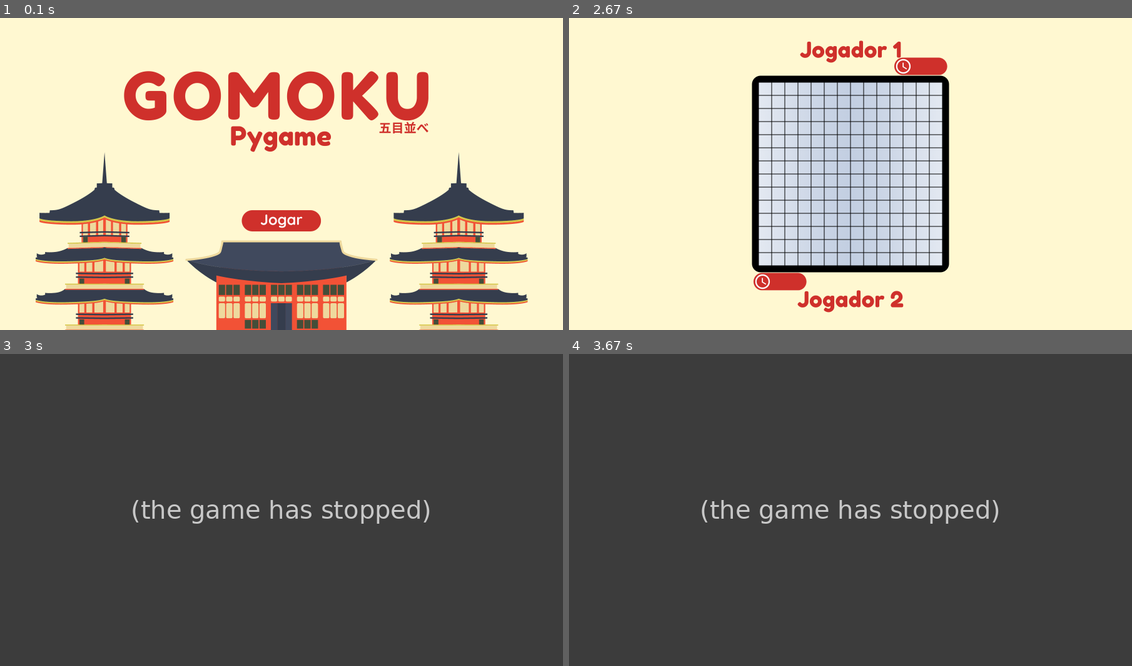
Above: before the commit, frames 1-4 (two rows, left to right).
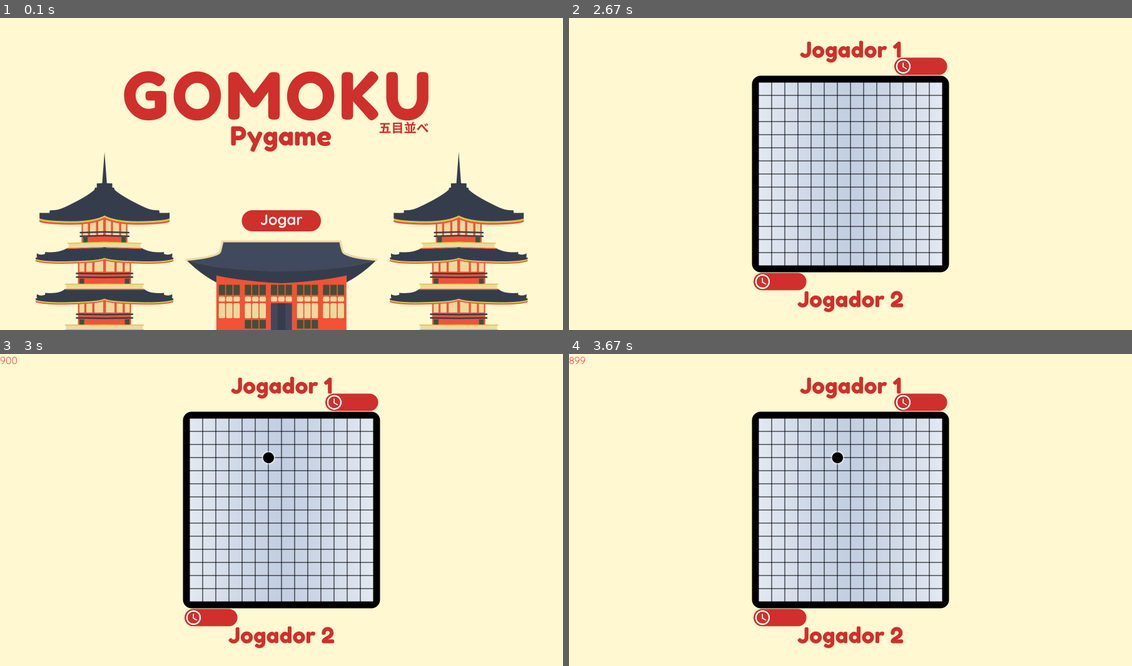
Above: after the commit, the same moments.

Repository: Yuri-barbosa21/Gomoku-Pygame
Game: pygame game, started from gomoku.py
Two runs of this game, one before a commit and one after it. Both use one fixed random seed, a clock stepped at 60 frames per second and the inputs below.
Inputs (mouse positions are in pixels of both pictures, inside the frame that each line leads up to):
- Up to frame 1 (0.1 s): no input
- Up to frame 2 (2.67 s): click (850, 220) at 0.38 s; click (856, 195) at 0.72 s; click (850, 227) at 2.05 s; click (856, 208) at 2.38 s
- Up to frame 3 (3 s): click (264, 456) at 2.72 s
- Up to frame 4 (3.67 s): no input

Frames 1-2 are identical in both runs. In frame 3, 100% of the frame differs, in the area x 0-100%, y 0-100%; in frame 4, 100%.
Error before the commit: NameError: name 'obter_sequencias' is not defined (gomoku.py line 477); the game stopped at 2.72 s (later frames are placeholders)

Commit message:
still not working

Diff:
--- a/gomoku.py
+++ b/gomoku.py
@@ -3,6 +3,66 @@
 import numpy as np
 import copy
 from random import randint
+
+class Minimax():
+    def obter_sequencias(matriz,jogador):
+        linha = len(matriz)
+        coluna = len(matriz[0])
+        seq_tamanhos = []
+
+        def processar_sequencia(count):
+            if count >= 2:
+                seq_tamanhos.append(count)
+
+        # Verificar horizontal
+        for i in range(linha):
+            count = 0
+            for j in range(coluna):
+                if matriz[i][j] == jogador:
+                    count += 1
+                else:
+                    processar_sequencia(count)
+                    count = 0
+            processar_sequencia(count)
+
+        # Verificar vertical
+        for j in range(coluna):
+            count = 0
+            for i in range(linha):
+                if matriz[i][j] == jogador:
+                    count += 1
+                else:
+                    processar_sequencia(count)
+                    count = 0
+            processar_sequencia(count)
+
+        # Verifica diagonal principal
+        for i in range(linha - 4):
+            for j in range(coluna - 4):
+                count = 0
+                for k in range(5):
+                    if (matriz[i+k][j+k] == jogador):
+                        count += 1
+                    else:
+                        processar_sequencia(count)
+                        count = 0
+                processar_sequencia(count)
+
+        # Verifica diagonal secundária
+        for i in range(4, linha):
+            for j in range(coluna - 4):
+                count = 0
+                for k in range(5):
+                    if (matriz[i-k][j+k] == jogador):
+                        count += 1
+                    else:
+                        processar_sequencia(count)
+                        count = 0
+                processar_sequencia(count)
+
+        return seq_tamanhos
+
+
 
 
 '''------------------------ MACROS DO JOGO ------------------------'''
@@ -298,7 +358,7 @@
 
 
 
-    def iniciar_jogo(self):
+    def iniciar_jogo(self, minimax: Minimax):
 
 
         self.retangulos = self.tabuleiro.gerar_matriz_cliclavel() # Gera matriz clicavel do tabuleiro
@@ -474,7 +534,8 @@
                                     if self.retangulos[linha][coluna].collidepoint(pos): # Verifica colisão do clique com os vértices
 
                                         if self.tabuleiro.jogar(linha= coluna, coluna= linha, jogador= self.jogador_atual): # Efetua joga se for válida
-                                            print(obter_sequencias(self.tabuleiro, 1))
+                                            print(minimax.obter_sequencias(self.tabuleiro.matriz, 2))
+                                            print(self.tabuleiro.matriz)
                                             self.tabuleiro.desenhar_peca(self.tela, linha, coluna, self.jogador_atual) # Desenha peça no local clicado
 
                                             if self.tabuleiro.verificar_se_ganhou(self.jogador_atual.num_peca): # Verifica se ganhou
@@ -581,59 +642,6 @@
         self.jogo = Jogo(self.tabuleiro, self.jogador1, self.jogador2)
 
 
-
-
 if __name__ == "__main__":
     gomoku = Gomoku()
-    gomoku.jogo.iniciar_jogo()
-
-def obter_sequencias(estado: Tabuleiro, peca):
-    tamanhos_sequencias = []
-    # Verifica linha
-    for i in range(estado.linha):
-        ganhou = 0
-        for j in range(estado.coluna):
-            if (estado.matriz[i][j] == peca):
-                ganhou += 1
-            else:
-                if ganhou > 2:
-                    tamanhos_sequencias.append(ganhou)
-                ganhou = 0
-
-
-    # Verifica coluna
-    for j in range(estado.coluna):
-        ganhou = 0
-        for i in range(estado.linha):
-            if (estado.matriz[i][j] == peca):
-                ganhou += 1
-            else:
-                if ganhou > 2:
-                    tamanhos_sequencias.append(ganhou)
-                ganhou = 0
-
-    # Verifica diagonal principal
-    for i in range(estado.linha - 4):
-        for j in range(estado.coluna - 4):
-            ganhou = 0
-            for k in range(5):
-                if (estado.matriz[i+k][j+k] == peca):
-                    ganhou += 1
-                else:
-                    if ganhou > 2:
-                        tamanhos_sequencias.append(ganhou)
-                    ganhou = 0
-
-    # Verifica diagonal secundária
-    for i in range(4, estado.linha):
-        for j in range(estado.coluna - 4):
-            ganhou = 0
-            for k in range(5):
-                if (estado.matriz[i-k][j+k] == peca):
-                    ganhou += 1
-                else:
-                    if ganhou > 2:
-                        tamanhos_sequencias.append(ganhou)
-                    ganhou = 0
-
-    return tamanhos_sequencias
+    gomoku.jogo.iniciar_jogo(minimax=Minimax)
--- a/minimax.py
+++ b/minimax.py
@@ -18,7 +18,7 @@
 
             print(f'LINHA: {linha} - COLUNA: {coluna}')
 
-            if jogador.num_peca == 1:
+            if jogador.jogador_peca == 1:
                 self.matriz[linha][coluna] = 1
                 return True
             else:
@@ -37,7 +37,65 @@
 def jogo_final(estado):
     pass
 
-def obter_sequencias(estado)
+def obter_sequencias(matriz,jogador):
+    linha = len(matriz)
+    coluna = len(matriz[0])
+    seq_tamanhos = []
+
+    def processar_sequencia(count):
+        if count >= 2:
+            seq_tamanhos.append(count)
+
+    # Verificar horizontal
+    for i in range(linha):
+        count = 0
+        for j in range(coluna):
+            if matriz[i][j] == jogador:
+                count += 1
+            else:
+                processar_sequencia(count)
+                count = 0
+        processar_sequencia(count)
+
+    # Verificar vertical
+    for j in range(coluna):
+        count = 0
+        for i in range(linha):
+            if matriz[i][j] == jogador:
+                count += 1
+            else:
+                processar_sequencia(count)
+                count = 0
+        processar_sequencia(count)
+
+    # Verifica diagonal principal
+    for i in range(linha - 4):
+        for j in range(coluna - 4):
+            count = 0
+            for k in range(5):
+                if (matriz[i+k][j+k] == jogador):
+                    count += 1
+                else:
+                    processar_sequencia(count)
+                    count = 0
+            processar_sequencia(count)
+
+    # Verifica diagonal secundária
+    for i in range(4, linha):
+        for j in range(coluna - 4):
+            count = 0
+            for k in range(5):
+                if (matriz[i-k][j+k] == jogador):
+                    count += 1
+                else:
+                    processar_sequencia(count)
+                    count = 0
+            processar_sequencia(count)
+
+    return seq_tamanhos
+
+
+
 
 
 def minimax(estado, profundidade, jogador_max, alfa, beta):
@@ -62,3 +120,15 @@
             if beta <= alfa:
                 break
         return valor_min
+
+matrix = [
+    [1, 0, 1, 1, 1, 1],
+    [0, 1, 0, 0, 1, 0],
+    [0, 0, 1, 1, 0, 0],
+    [0, 0, 1, 1, 0, 0],
+    [0, 1, 0, 0, 1, 0],
+]
+
+num = 1
+
+print(obter_sequencias(matrix, num))
--- /dev/null
+++ b/testes.py
@@ -0,0 +1,86 @@
+
+def verifica_diagonais(matriz: list[list], num):
+    linha = len(matriz)
+    coluna = len(matriz[0])
+    seq_tamanhos = []
+
+    def processar_sequencia(count):
+            if count > 1:
+                seq_tamanhos.append(count)
+
+    # Verifica diagonal principal
+    for i in range(linha - 4):
+        for j in range(coluna - 4):
+            count = 0
+            for k in range():
+                if (matriz[i+k][j+k] == num):
+                    count += 1
+                else:
+                    processar_sequencia(count)
+                    count = 0
+            processar_sequencia(count)
+
+    # Verifica diagonal secundária
+    for i in range(4, linha):
+        for j in range(coluna - 4):
+            count = 0
+            for k in range():
+                if (matriz[i-k][j+k] == num):
+                    count += 1
+                else:
+                    processar_sequencia(count)
+                    count = 0
+            processar_sequencia(count)
+    return seq_tamanhos
+
+matrix = [
+    [1, 0, 0, 0, 0, 1],
+    [0, 1, 0, 0, 1, 0],
+    [0, 0, 1, 1, 0, 0],
+    [0, 0, 1, 1, 0, 0],
+    [0, 1, 0, 0, 1, 0],
+]
+
+num = 1
+
+matrix2 = [
+    [0, 0, 0, 0, 0, 0, 0, 0, 0, 0, 0, 0, 0, 0],
+    [0, 2, 0, 2, 0, 0, 0, 0, 0, 0, 0, 0, 1, 0],
+    [0, 0, 2, 0, 2, 0, 0, 0, 0, 0, 0, 1, 0, 0],
+    [0, 0, 0, 2, 0, 0, 0, 0, 0, 0, 0, 1, 0, 0],
+    [0, 0, 0, 0, 0, 0, 0, 0, 0, 0, 0, 0, 0, 0],
+    [0, 0, 0, 0, 0, 0, 0, 0, 0, 0, 0, 0, 0, 0],
+    [0, 0, 0, 0, 0, 0, 0, 0, 0, 0, 0, 0, 0, 0],
+    [0, 0, 0, 0, 0, 0, 0, 0, 0, 0, 0, 0, 0, 0],
+    [0, 0, 0, 0, 0, 0, 0, 0, 0, 0, 0, 0, 0, 0],
+    [0, 0, 0, 0, 0, 0, 0, 0, 0, 0, 0, 0, 0, 0],
+    [0, 0, 0, 0, 0, 0, 0, 0, 0, 0, 0, 0, 0, 0],
+    [0, 0, 0, 0, 0, 0, 0, 0, 0, 0, 0, 0, 0, 0],
+    [0, 0, 0, 0, 0, 0, 0, 0, 0, 0, 0, 0, 0, 0],
+    [0, 0, 0, 0, 0, 0, 0, 0, 0, 0, 0, 0, 0, 0]
+]
+
+#print(verifica_diagonais(matrix2, num))
+
+num_elementos_diagonais = []
+
+# iterar sobre cada elemento da matriz
+for i in range(len(matrix2)):
+    for j in range(len(matrix2[0])):
+
+        # calcular a diagonal que passa pelo elemento (i,j)
+        diagonal = []
+        k, l = i, j
+        while k < len(matrix2) and l < len(matrix2[0]):
+            diagonal.append(matrix2[k][l])
+            k += 1
+            l += 1
+
+        # adicionar o número de elementos na diagonal à lista
+        num_elementos_diagonais.append(len(diagonal))
+
+# imprimir o número de elementos em cada diagonal
+#print(num_elementos_diagonais)
+def diagonals(matrix, num):
+    for i in range(0, len(matrix)):
+        for j in
